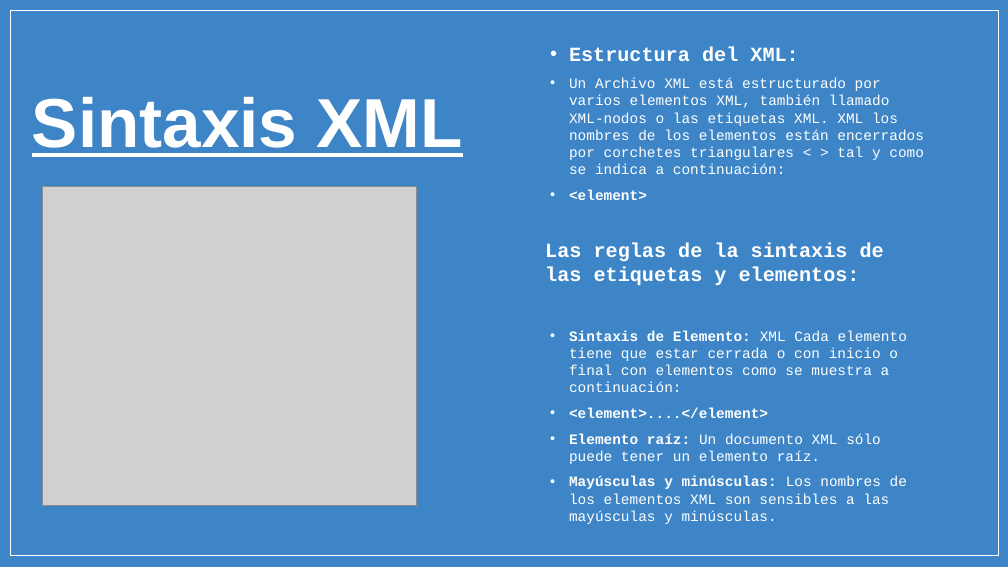
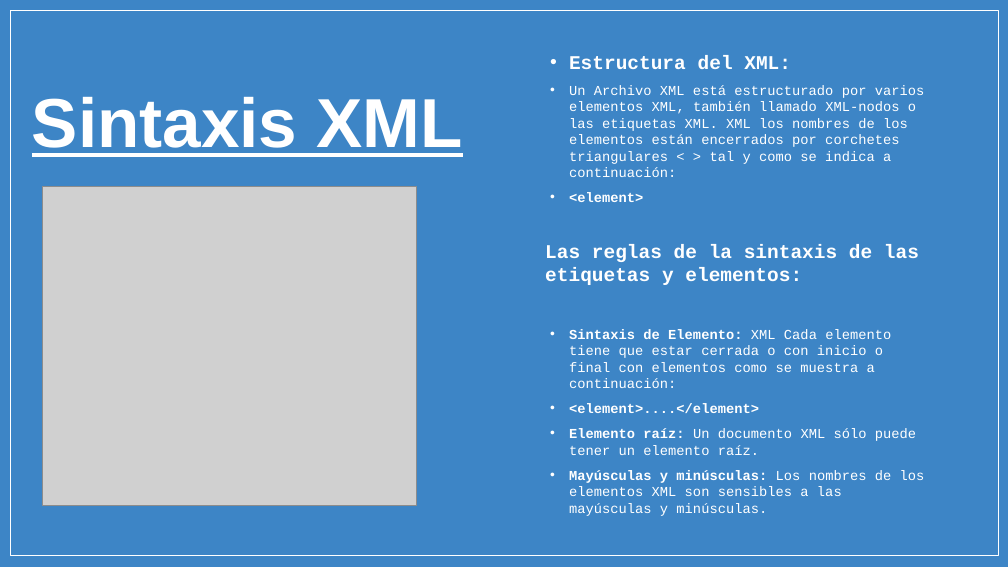
Before and after one commit to micarsan/DAW1-CSS_Avanzado, a slide deck: slide 6 of xml/PARTE 1 - STORY 01 Y 02 - XML y RSS.pptx. Drawn at 1008x567 pixels with LibreOffice and Linux fonts; fonts in the diff are those of the drawing; grey boxes stand for pictures; background and template pictures are left out. Boxes give left, top, right and bottom in pixels: in the first picture for what was removed or moved away, otherwise in the second. Text is boxed around its words. In the diff, an @@ line names an element or a change of style, - is before the commit and + after.

```diff
--- a/xml/PARTE 1 - STORY 01 Y 02 - XML y RSS.pptx
+++ b/xml/PARTE 1 - STORY 01 Y 02 - XML y RSS.pptx
@@ subtitle "Estructura del XML:" at <box>545,55,925,516</box>: size 14.4 to 13.9 pt in "Estructura del XML:", "Las reglas de la sintaxis de las ..."; size 10.2 to 9.9 pt in "Un Archivo XML está estructurado por varios ...", "<element>", "Sintaxis de Elemento: XML Cada elemento tiene ...", "<element>....</element>" and 2 more places; indent changed @@
```
Also in this commit, not shown: 7 other slides changed.
